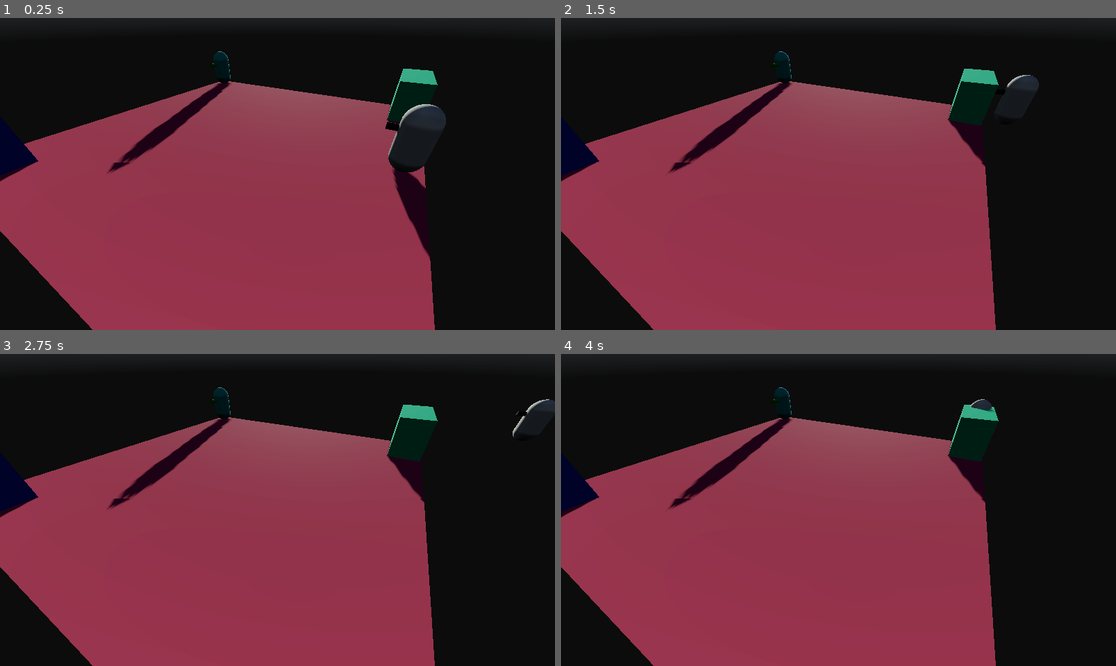
Above: before the commit, frames 1-4 (two rows, left to right).
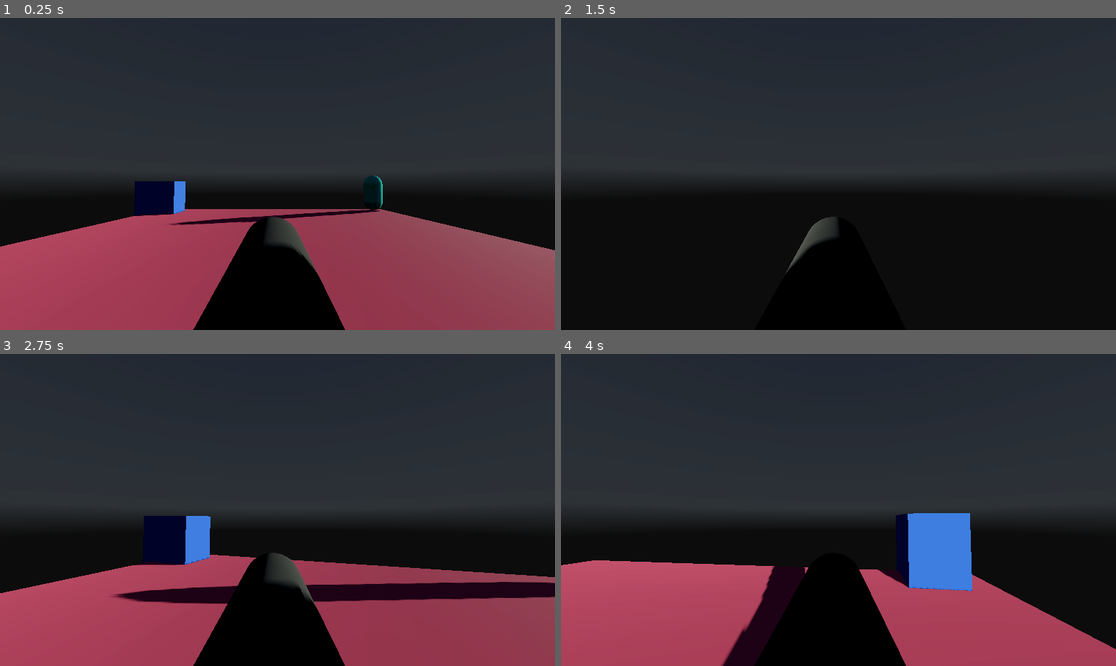
Above: after the commit, the same moments.

Repository: mikeangelo1212/godotPractice-GettingToKnowGodot
Game: Godot game, scene res://scenes/movements_demo/movements_demo.tscn
Two runs of this game, one before a commit and one after it. Both use one fixed random seed, a clock stepped at 60 frames per second and the inputs below. The project has no main scene, so this scene is started directly. A sky picture missing from this copy of the repository is replaced by a grey-blue gradient.
Inputs:
- Up to frame 1 (0.25 s): no input
- Up to frame 2 (1.5 s): tap Enter (ui_accept) at 0.5, 0.6, 0.77, 1.07, 1.35 s; hold Right (ui_right) 0.53-1.28 s; hold Down (ui_down) from 1.28 s (still down)
- Up to frame 3 (2.75 s): tap Enter (ui_accept) at 1.52, 1.82, 2.1 s; release Down (ui_down) at 2.03 s; hold Right (ui_right) from 2.03 s (still down)
- Up to frame 4 (4 s): release Right (ui_right) at 2.78 s; hold Up (ui_up) 2.78-3.53 s; tap Enter (ui_accept) at 2.85, 3.02, 3.32, 3.6, 3.77 s; hold Left (ui_left) from 3.53 s (still down)

The runs differ from the first frame. In frame 1, 74% of the frame differs, in the area x 0-100%, y 2-100%; in frame 2, 84%; in frame 3, 80%; in frame 4, 83%.

Commit message:
Rotacion

Diff:
--- a/project.godot
+++ b/project.godot
@@ -14,6 +14,11 @@
 config/features=PackedStringArray("4.6", "Forward Plus")
 config/icon="res://icon.svg"
 
+[editor]
+
+movie_writer/movie_file="C:/Users/delarubIT/Videos/godoTest/movietest.ogv"
+movie_writer/fps=30
+
 [physics]
 
 3d/physics_engine="Jolt Physics"
--- a/scenes/movements_demo/movements_demo.gd
+++ b/scenes/movements_demo/movements_demo.gd
@@ -1,40 +1,54 @@
 extends Node
 
 @onready var capsule_2: MeshInstance3D = $Capsule2
+@onready var capsule: MeshInstance3D = $Capsule
 
 # Called when the node enters the scene tree for the first time.
 func _ready() -> void:
 	pass # Replace with function body.
 
-var _speed: float = 0.0
-var _topSpeed: float = 6.0
+var _speed: float = 0
+var _topSpeed: float = 6
 var _direction: Vector3
+var _topRotationSpeed: float = 180
+var _rotationSpeed: float = 0
+var _rotationDirection:int=1
 
 
 # Called every frame. 'delta' is the elapsed time since the previous frame.
 func _process(delta: float) -> void:
 
-	_direction=Vector3.ZERO
+	capsule.look_at(capsule_2.global_position,Vector3.UP,true)
+
+	if Input.is_action_just_pressed("ui_accept"):
+		print("VALEVERGA")
+		capsule.transform.basis = capsule_2.transform.basis
 
 	if _speed>_topSpeed:_speed=_topSpeed
 	elif  _speed <= 0: _speed= 0
-	else: _speed-=.875
-	print(_speed)
+	else: _speed -=_topSpeed*0.05
 
-	#capsule_2.translate_object_local(Vector3.FORWARD * delta * -1)
-	#capsule_2.global_translate(Vector3.FORWARD * delta * -1)
+
+	if _rotationSpeed > _topRotationSpeed:_rotationSpeed=_topRotationSpeed
+	elif  _rotationSpeed <= 0: _rotationSpeed= 0
+	else: _rotationSpeed -= _topRotationSpeed*0.3
+
 
 	if Input.is_action_pressed("ui_up"):
-		_speed+=1.3
-		_direction+=Vector3.FORWARD
+		_speed+=_topSpeed*0.1
+		_direction=Vector3.FORWARD
 	if Input.is_action_pressed("ui_down"):
-		_speed+=1.3
-		_direction+=Vector3.BACK
+		_speed+=_topSpeed*0.1
+		_direction=Vector3.BACK
 	if Input.is_action_pressed("ui_left"):
-		_speed+=1.3
-		_direction+=Vector3.LEFT
+		_rotationSpeed+=_topRotationSpeed*0.4
+		_rotationDirection=1
 	if Input.is_action_pressed("ui_right"):
-		_speed+=1.3
-		_direction+=Vector3.RIGHT
+		_rotationSpeed+=_topRotationSpeed*0.4
+		_rotationDirection=-1
 	capsule_2.translate_object_local(_direction.normalized() * delta * -_speed)
+	capsule_2.global_rotate(Vector3.UP,deg_to_rad(_rotationSpeed)*delta*_rotationDirection)
+	print("speed: ", _speed,
+	"\nrotationSpeed: ",_rotationSpeed,
+	"\ndirection: ",_direction)
 	pass
--- a/scenes/movements_demo/movements_demo.tscn
+++ b/scenes/movements_demo/movements_demo.tscn
@@ -70,9 +70,6 @@
 transform = Transform3D(10, 0, 0, 0, 1, 0, 0, 0, 10, 0, 0, 0)
 mesh = SubResource("PlaneMesh_srobj")
 
-[node name="Camera3D" type="Camera3D" parent="." unique_id=1274708487]
-transform = Transform3D(-0.4733201, -0.53319746, 0.7011908, 0, 0.79600227, 0.6052937, -0.88089055, 0.28649765, -0.37676385, 9.360019, 5.6405787, -7.564586)
-
 [node name="Box" type="MeshInstance3D" parent="." unique_id=1821134343]
 transform = Transform3D(1, 0, 0, 0, 1, 0, 0, 0, 1, 9.046778, 0.54622877, 7.9881496)
 mesh = SubResource("BoxMesh_2uu5f")
@@ -87,7 +84,7 @@
 mesh = SubResource("CapsuleMesh_mjo2q")
 
 [node name="Nose" type="MeshInstance3D" parent="Capsule" unique_id=327251807]
-transform = Transform3D(-8.742278e-09, 0.3, 0, -0.20000002, -1.3113417e-08, 0, 0, 0, 0.20000002, 0.741086, 0.2958002, 0)
+transform = Transform3D(0.20000002, 0, 0, 0, -1.3113417e-08, 0.20000002, 0, -0.3, -8.742278e-09, 0, 0.33333337, 0.650331)
 mesh = SubResource("CylinderMesh_0cc4j")
 
 [node name="Capsule2" type="MeshInstance3D" parent="." unique_id=1818596727]
@@ -99,3 +96,6 @@
 transform = Transform3D(-4.440892e-16, 4.967054e-09, -0.20000002, -0.20000002, -1.3113417e-08, -2.452027e-16, -8.742278e-09, 0.3, 4.967054e-09, 0.008637108, 0.29245305, 0.5181999)
 material_override = SubResource("StandardMaterial3D_qkh1w")
 mesh = SubResource("CylinderMesh_0cc4j")
+
+[node name="Camera3D" type="Camera3D" parent="Capsule2" unique_id=1274708487]
+transform = Transform3D(-0.29625124, 0.0002521576, 0.0051637646, 0, 0.29594374, -0.014451559, -0.005169918, -0.014449358, -0.29589865, 0.003291078, 0.50876963, 0.092810154)
Not shown, changed: README.md
